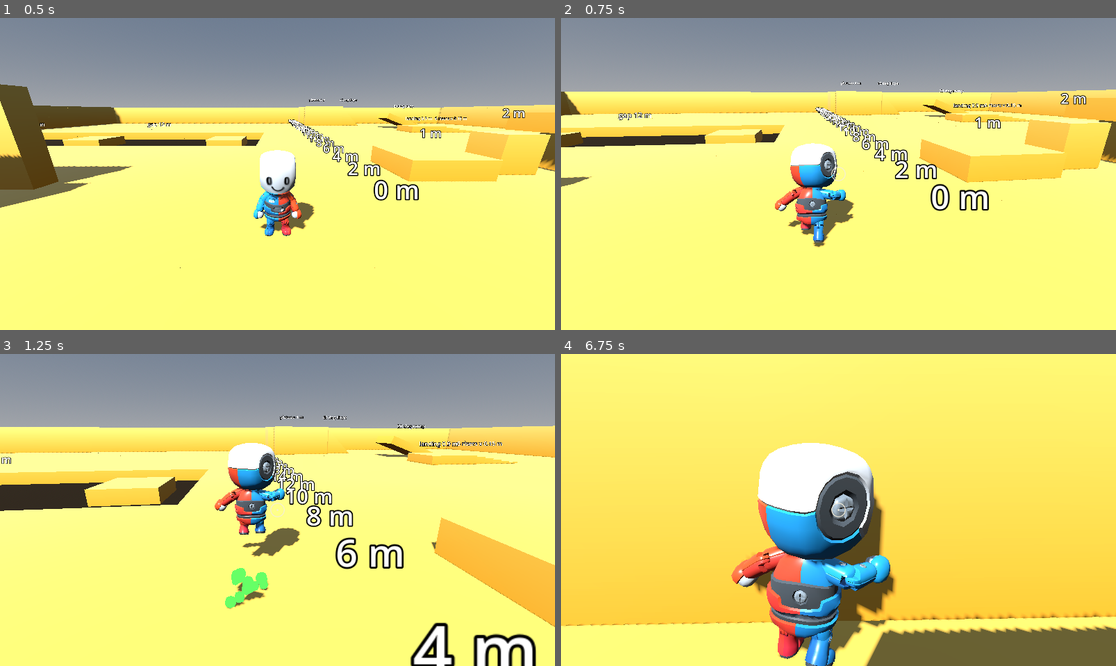
Above: before the commit, frames 1-4 (two rows, left to right).
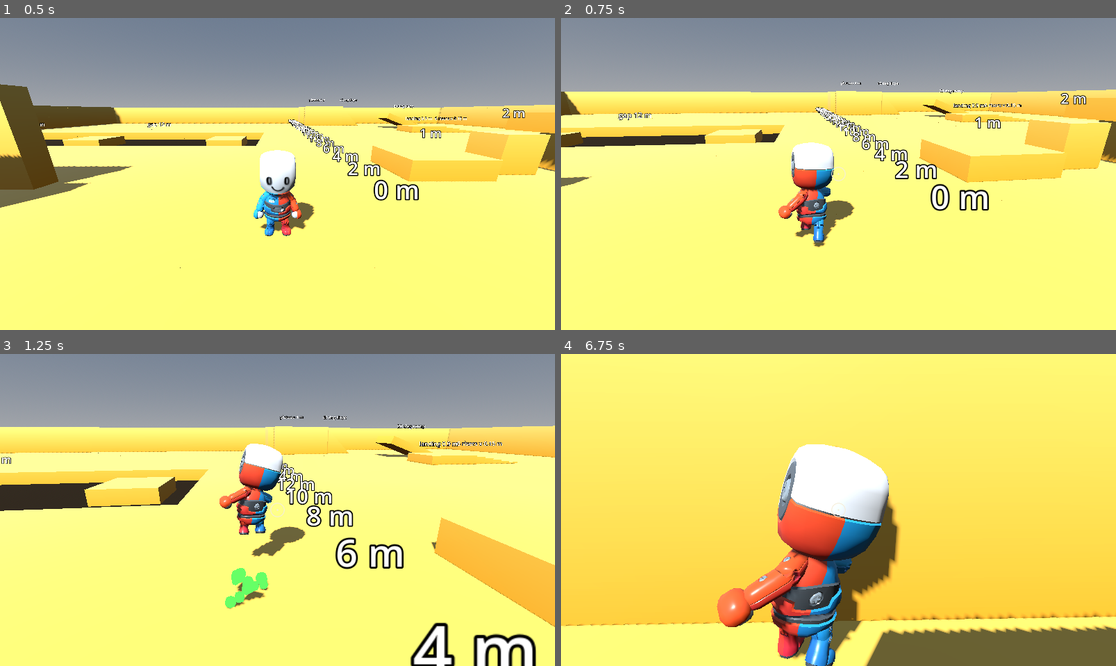
Above: after the commit, the same moments.

Repository: bistlaudio/Attimo
Game: Godot game, scene res://scenes/test/movement_gym.tscn
Two runs of this game, one before a commit and one after it. Both use one fixed random seed, a clock stepped at 60 frames per second and the inputs below.
Inputs (mouse positions are in pixels of both pictures, inside the frame that each line leads up to):
- Up to frame 1 (0.5 s): no input
- Up to frame 2 (0.75 s): tap Enter at 0.5 s; move the mouse to (866, 174) at 0.52 s; hold W (move_forward) from 0.53 s (still down); hold Right mouse button (aim) from 0.53 s (still down); click (866, 174) at 0.67 s
- Up to frame 3 (1.25 s): keep holding W (move_forward); keep holding Right mouse button (aim); tap Space (jump) at 0.77, 1.07 s; tap Shift (dash) at 0.8 s
- Up to frame 4 (6.75 s): move the mouse to (810, 510) at 1.27 s; release Right mouse button (aim) at 1.28 s; tap Shift (dash) at 1.35, 3.05, 4.35 s; tap Space (jump) at 1.52, 1.55, 1.82, 3.02, 3.32, 3.77, 3.8, 4.07, 4.52, 4.82, 6.02, 6.05, 6.32 s; move the mouse to (849, 503) at 2.02 s; hold Space (jump) 2.03-2.78 s; right-click (849, 503) at 2.3 s; move the mouse to (832, 516) at 2.77 s; right-click (832, 516) at 2.85 s; click (832, 516) at 2.92 s; move the mouse to (877, 513) at 3.52 s; hold Middle mouse button (camera_recenter) 3.53-4.28 s; move the mouse to (794, 506) at 4.27 s; right-click (794, 506) at 4.55 s; move the mouse to (844, 510) at 5.02 s; hold Shift (dash) 5.03-5.78 s; tap E (interact) at 5.1 s; click (844, 510) at 5.17 s; move the mouse to (816, 503) at 5.77 s; release W (move_forward) at 5.78 s; hold D (move_right) 5.78-6.53 s; tap Mouse wheel down (module_next) at 5.85 s; move the mouse to (866, 510) at 6.52 s; hold W (move_forward) from 6.53 s (still down); hold Right mouse button (aim) from 6.53 s (still down); tap Mouse wheel up (module_prev) at 6.6 s

Frame 1 is identical in both runs. In frame 2, 1.5% of the frame differs, in the area x 38-53%, y 39-71%; in frame 3, 1.8%; in frame 4, 12%, in the area x 28-62%, y 28-98%.

Commit message:
feat(03-08): AimPoseModifier arm solver fed by the animator (idle tracer)
- SkeletonModifier3D rotates spine and chest (spine_share, max_twist_deg) so the right arm points at the camera convergence point
- MannequinAnimator sets the modifier influence to the aim weight and feeds set_aim_point
- test_aim_pose: idle arm error, influence fade, finite target direction

Co-Authored-By: Claude Sonnet 5.5 <noreply@anthropic.com>

Diff:
--- a/attimo/scenes/player/mannequin.tscn
+++ b/attimo/scenes/player/mannequin.tscn
@@ -3,6 +3,7 @@
 [ext_resource type="PackedScene" path="res://assets/characters/mannequin/Mannequin_Medium.glb" id="1_glb"]
 [ext_resource type="AnimationLibrary" path="res://assets/animations/rig_medium/rig_medium_library.res" id="2_lib"]
 [ext_resource type="AnimationNodeBlendTree" path="res://scenes/player/mannequin_tree.tres" id="3_tree"]
+[ext_resource type="Script" path="res://scripts/player/aim_pose_modifier.gd" id="4_aim"]
 
 [node name="Mannequin" instance=ExtResource("1_glb")]
 
@@ -15,3 +16,7 @@
 tree_root = ExtResource("3_tree")
 anim_player = NodePath("../AnimationPlayer")
 active = true
+
+[node name="AimPoseModifier" type="SkeletonModifier3D" parent="Rig_Medium/Skeleton3D" index="0"]
+script = ExtResource("4_aim")
+influence = 0.0
--- /dev/null
+++ b/attimo/scripts/player/aim_pose_modifier.gd
@@ -0,0 +1,135 @@
+class_name AimPoseModifier
+extends SkeletonModifier3D
+## Arm-direction solver for aim mode (D-11, CAM-02): after the AnimationMixer has posed the skeleton, rotates the
+## spine, the chest and (for any remainder) the right upper arm so the shoulder-to-hand direction points at the aim
+## point. The aim point is set from outside (MannequinAnimator: camera origin + camera forward * converge_distance,
+## which accounts for the shoulder-to-crosshair parallax; Phase 4 can replace it with a ray hit through
+## set_aim_point). The Skeleton3D blends the result by `influence`, which the animator sets to the aim weight, so the
+## correction fades in and out with the aim layer and the clip pose is untouched at influence 0.
+##
+## The torso (spine share first, chest second, together at most max_twist_deg) takes the correction; whatever is left
+## goes to the upper arm, so the arm still reaches the target when the clip needs more than the torso may twist (the
+## aim strafe right case, research Pitfall 3). Reading bone poses from outside returns the unmodified animation pose
+## (research Pitfall 11), so the solver records its own results: last_error_deg, last_twist_deg, last_target_dir.
+
+const BONE_SPINE: StringName = &"spine"
+const BONE_CHEST: StringName = &"chest"
+const BONE_UPPER_ARM: StringName = &"upperarm.r"
+const BONE_HAND: StringName = &"hand.r"
+## Below this arm-to-target distance (m) the frame is skipped (no stable direction).
+const MIN_TARGET_LENGTH: float = 0.001
+## Dot product below which two directions count as exactly opposite for rotation_between().
+const OPPOSITE_DOT: float = -0.9999
+
+## Share of the torso rotation the spine takes; the chest takes the rest of the budget.
+@export_range(0.0, 1.0, 0.05) var spine_share: float = 0.4
+## Most the spine and chest together may rotate toward the target, in degrees. The upper arm takes any remainder.
+@export_range(0.0, 120.0, 1.0) var max_twist_deg: float = 70.0
+## Distance in front of the camera of the aim point the animator feeds, in metres.
+@export_range(1.0, 100.0, 0.5) var converge_distance: float = 15.0
+
+## Angle between the solved arm and the target direction after the last solve, in degrees (read-only for others).
+var last_error_deg: float = 0.0
+## Torso rotation (spine plus chest) applied in the last solve, in degrees.
+var last_twist_deg: float = 0.0
+## The last target direction (shoulder to aim point) in skeleton space, normalized.
+var last_target_dir: Vector3 = Vector3(0.0, 0.0, 1.0)
+
+var _aim_point: Vector3 = Vector3.ZERO
+var _has_aim_point: bool = false
+
+
+## Sets the world-space point the right arm points at.
+func set_aim_point(world: Vector3) -> void:
+	if not world.is_finite():
+		return
+	_aim_point = world
+	_has_aim_point = true
+
+
+## The shortest rotation taking direction `from` onto direction `to`. Exactly opposite inputs have no unique
+## shortest rotation (Quaternion(from, to) is undefined there), so they rotate PI about an axis perpendicular to
+## `from`. A zero-length input gives the identity.
+static func rotation_between(from: Vector3, to: Vector3) -> Quaternion:
+	var a: Vector3 = from.normalized()
+	var b: Vector3 = to.normalized()
+	if a.length_squared() < 0.5 or b.length_squared() < 0.5:
+		return Quaternion.IDENTITY
+	if a.dot(b) < OPPOSITE_DOT:
+		var axis: Vector3 = a.cross(Vector3.UP)
+		if axis.length_squared() < 0.000001:
+			axis = a.cross(Vector3.RIGHT)
+		return Quaternion(axis.normalized(), PI)
+	return Quaternion(a, b)
+
+
+func _process_modification_with_delta(_delta: float) -> void:
+	var skeleton: Skeleton3D = get_skeleton()
+	if skeleton == null or not _has_aim_point:
+		return
+	var spine: int = skeleton.find_bone(BONE_SPINE)
+	var chest: int = skeleton.find_bone(BONE_CHEST)
+	var upper_arm: int = skeleton.find_bone(BONE_UPPER_ARM)
+	var hand: int = skeleton.find_bone(BONE_HAND)
+	if spine < 0 or chest < 0 or upper_arm < 0 or hand < 0:
+		return
+	var point: Vector3 = skeleton.global_transform.affine_inverse() * _aim_point
+	var want: Vector3 = _want(skeleton, upper_arm, point)
+	if want == Vector3.ZERO:
+		return
+	last_target_dir = want
+
+	# Torso: the spine takes its share of the budgeted rotation, then the chest takes the rest toward the target.
+	var needed: Quaternion = rotation_between(_arm(skeleton, upper_arm, hand), want)
+	var budget: float = minf(needed.get_angle(), deg_to_rad(max_twist_deg))
+	var spine_rot: Quaternion = _toward(needed, budget * spine_share)
+	_rotate(skeleton, spine, spine_rot)
+	want = _want(skeleton, upper_arm, point)
+	if want == Vector3.ZERO:
+		return
+	var chest_budget: float = maxf(budget - spine_rot.get_angle(), 0.0)
+	var chest_rot: Quaternion = _toward(rotation_between(_arm(skeleton, upper_arm, hand), want), chest_budget)
+	_rotate(skeleton, chest, chest_rot)
+	last_twist_deg = rad_to_deg(spine_rot.get_angle() + chest_rot.get_angle())
+
+	want = _want(skeleton, upper_arm, point)
+	if want == Vector3.ZERO:
+		return
+	last_error_deg = rad_to_deg(_arm(skeleton, upper_arm, hand).angle_to(want))
+
+
+## Skeleton-space direction from the right shoulder to `point`, or ZERO when too close to give a direction.
+func _want(skeleton: Skeleton3D, upper_arm: int, point: Vector3) -> Vector3:
+	var offset: Vector3 = point - skeleton.get_bone_global_pose(upper_arm).origin
+	if not offset.is_finite() or offset.length() < MIN_TARGET_LENGTH:
+		return Vector3.ZERO
+	return offset.normalized()
+
+
+## Skeleton-space direction from the right shoulder to the right hand.
+func _arm(skeleton: Skeleton3D, upper_arm: int, hand: int) -> Vector3:
+	return (skeleton.get_bone_global_pose(hand).origin - skeleton.get_bone_global_pose(upper_arm).origin).normalized()
+
+
+## `turn` shortened (about the same axis) to at most `max_angle` radians.
+static func _toward(turn: Quaternion, max_angle: float) -> Quaternion:
+	var angle: float = turn.get_angle()
+	if angle <= max_angle or angle < 0.000001:
+		return turn
+	return Quaternion.IDENTITY.slerp(turn, max_angle / angle)
+
+
+## Applies a skeleton-space rotation to a bone: parent_basis.inverse() * (R * parent_basis * local). A non-finite
+## input or result is never written.
+func _rotate(skeleton: Skeleton3D, bone: int, turn: Quaternion) -> void:
+	if not turn.is_finite():
+		return
+	var parent: int = skeleton.get_bone_parent(bone)
+	var parent_rot: Quaternion = Quaternion.IDENTITY
+	if parent >= 0:
+		parent_rot = skeleton.get_bone_global_pose(parent).basis.get_rotation_quaternion()
+	var local: Quaternion = skeleton.get_bone_pose_rotation(bone)
+	var result: Quaternion = (parent_rot.inverse() * turn * parent_rot * local).normalized()
+	if not result.is_finite():
+		return
+	skeleton.set_bone_pose_rotation(bone, result)
--- a/attimo/scripts/player/mannequin_animator.gd
+++ b/attimo/scripts/player/mannequin_animator.gd
@@ -20,6 +20,8 @@
 const P_LAND_REQUEST: StringName = &"parameters/Land/request"
 const P_LAND_ACTIVE: StringName = &"parameters/Land/active"
 const P_AIM: StringName = &"parameters/Aim/blend_amount"
+## The AimPoseModifier node, relative to the Mannequin node (the AnimationTree's parent).
+const AIM_MODIFIER_PATH: NodePath = ^"Rig_Medium/Skeleton3D/AimPoseModifier"
 
 ## The dash nodes of the state machine and the Dodge clip each plays; the clip length is stretched to dash_time.
 ## Dash is the unaimed (and aimed forward) dash, the others are the aimed dashes (D-12).
@@ -55,6 +57,8 @@
 var aim_weight: float = 0.0
 
 var _playback: AnimationNodeStateMachinePlayback
+## The arm-direction solver under the Mannequin skeleton; null when the scene has none (the feed is then off).
+var _aim_modifier: AimPoseModifier
 var _loco_blend: Vector2 = Vector2.ZERO
 var _loco_target: Vector2 = Vector2.ZERO
 var _hold_left: float = 0.0
@@ -72,6 +76,9 @@
 		var clip: StringName = DASH_CLIPS[dash_node]
 		if clip_player != null and clip_player.has_animation(clip):
 			_dash_lengths[dash_node] = clip_player.get_animation(clip).length
+	var mannequin: Node = animation_tree.get_parent()
+	if mannequin != null:
+		_aim_modifier = mannequin.get_node_or_null(AIM_MODIFIER_PATH) as AimPoseModifier
 	state_machine.state_changed.connect(_on_state_changed)
 
 
@@ -99,6 +106,20 @@
 	var blend_time: float = maxf(player.config.aim_layer_blend_time, 0.001)
 	aim_weight = move_toward(aim_weight, 1.0 if player.aiming else 0.0, delta / blend_time)
 	animation_tree.set(P_AIM, aim_weight)
+	_feed_aim_modifier()
+
+
+## Fades the arm solver with the aim weight and points it at the camera convergence point (D-11). The camera origin
+## plus forward times the distance accounts for the shoulder-to-crosshair parallax.
+func _feed_aim_modifier() -> void:
+	if _aim_modifier == null:
+		return
+	_aim_modifier.influence = aim_weight
+	if aim_weight <= 0.0:
+		return
+	var camera: Camera3D = get_viewport().get_camera_3d()
+	if camera != null:
+		_aim_modifier.set_aim_point(camera.global_position - camera.global_basis.z * _aim_modifier.converge_distance)
 
 
 func _on_state_changed(from_state: StringName, to_state: StringName) -> void:
--- /dev/null
+++ b/attimo/tests/smoke/test_aim_pose.gd
@@ -0,0 +1,68 @@
+extends RefCounted
+## CAM-02 (D-11): the AimPoseModifier points the right arm at the camera convergence point. The modifier's own
+## records (last_error_deg, last_twist_deg, last_target_dir) are asserted, because reading bone poses from outside
+## returns the unmodified animation pose (research Pitfall 11).
+
+const Fixtures := preload("res://tests/fixtures.gd")
+const SHIPPED_TPS: int = 60
+const MODIFIER_PATH: String = "VisualRoot/Mannequin/Rig_Medium/Skeleton3D/AimPoseModifier"
+const AIM_BLEND_FRAMES: int = 60
+const SETTLE_FRAMES: int = 30
+const SOLVE_FRAMES: int = 10
+const ERROR_LIMIT_DEG: float = 1.0
+
+var _floor: StaticBody3D
+var _player: PlayerController
+var _rig: CameraRig
+var _animator: MannequinAnimator
+var _modifier: AimPoseModifier
+
+
+func run(tree: SceneTree, check: Callable) -> void:
+	Engine.physics_ticks_per_second = SHIPPED_TPS
+	# The camera rig needs a tree that has finished starting up (it reads global transforms when it snaps).
+	await Fixtures.wait_physics(tree, 2)
+	await _scenario_idle(tree, check)
+
+
+# Tracer: aim weight -> modifier influence, camera aim point -> arm error, release -> influence back to 0.
+func _scenario_idle(tree: SceneTree, check: Callable) -> void:
+	await _begin(tree)
+	check.call(_modifier != null, "(a1) the Mannequin skeleton has an AimPoseModifier")
+	if _modifier == null:
+		await _end(tree)
+		return
+	check.call(is_zero_approx(_modifier.influence), "(a2) the influence is 0 before aiming (got %.3f)" % _modifier.influence)
+	Input.action_press(&"aim")
+	var blended: int = await Fixtures.wait_until(tree, func() -> bool: return is_equal_approx(_animator.aim_weight, 1.0), AIM_BLEND_FRAMES)
+	check.call(blended >= 0, "(a3) holding aim brings the aim weight to 1.0 (took %d frames)" % blended)
+	await Fixtures.wait_physics(tree, SOLVE_FRAMES)
+	check.call(is_equal_approx(_modifier.influence, 1.0), "(a4) the influence follows the aim weight (got %.3f)" % _modifier.influence)
+	check.call(_modifier.last_target_dir.is_finite() and is_equal_approx(_modifier.last_target_dir.length(), 1.0), "(a5) last_target_dir is finite and normalized (got %s)" % _modifier.last_target_dir)
+	check.call(_modifier.last_error_deg < ERROR_LIMIT_DEG, "(a6) idle aim: the arm is %.3f deg from the target (limit %.1f)" % [_modifier.last_error_deg, ERROR_LIMIT_DEG])
+	Input.action_release(&"aim")
+	var released: int = await Fixtures.wait_until(tree, func() -> bool: return is_zero_approx(_modifier.influence), AIM_BLEND_FRAMES)
+	check.call(released >= 0, "(a7) releasing aim brings the influence back to 0 (took %d frames)" % released)
+	await _end(tree)
+
+
+## Spawns floor, player and a camera rig (aim needs a camera frame) and waits until the scene has settled.
+func _begin(tree: SceneTree) -> void:
+	_floor = Fixtures.spawn_floor(tree.root)
+	_player = Fixtures.spawn_player(tree.root, Vector3.ZERO)
+	_rig = Fixtures.spawn_camera_rig(tree.root, _player)
+	await Fixtures.wait_physics(tree, SETTLE_FRAMES)
+	_animator = _player.get_node("MannequinAnimator") as MannequinAnimator
+	_modifier = _player.get_node_or_null(MODIFIER_PATH) as AimPoseModifier
+
+
+## Releases every action and frees the scenario's nodes.
+func _end(tree: SceneTree) -> void:
+	for action: StringName in [&"aim", &"jump", &"dash", &"move_forward", &"move_left", &"move_right", &"move_back"]:
+		Input.action_release(action)
+		Fixtures.send_action_event(action, false)
+	_rig.queue_free()
+	_player.queue_free()
+	_floor.queue_free()
+	await _player.tree_exited
+	await Fixtures.wait_physics(tree, 1)
Not shown, added: attimo/scripts/player/aim_pose_modifier.gd.uid
Not shown, added: attimo/tests/smoke/test_aim_pose.gd.uid
